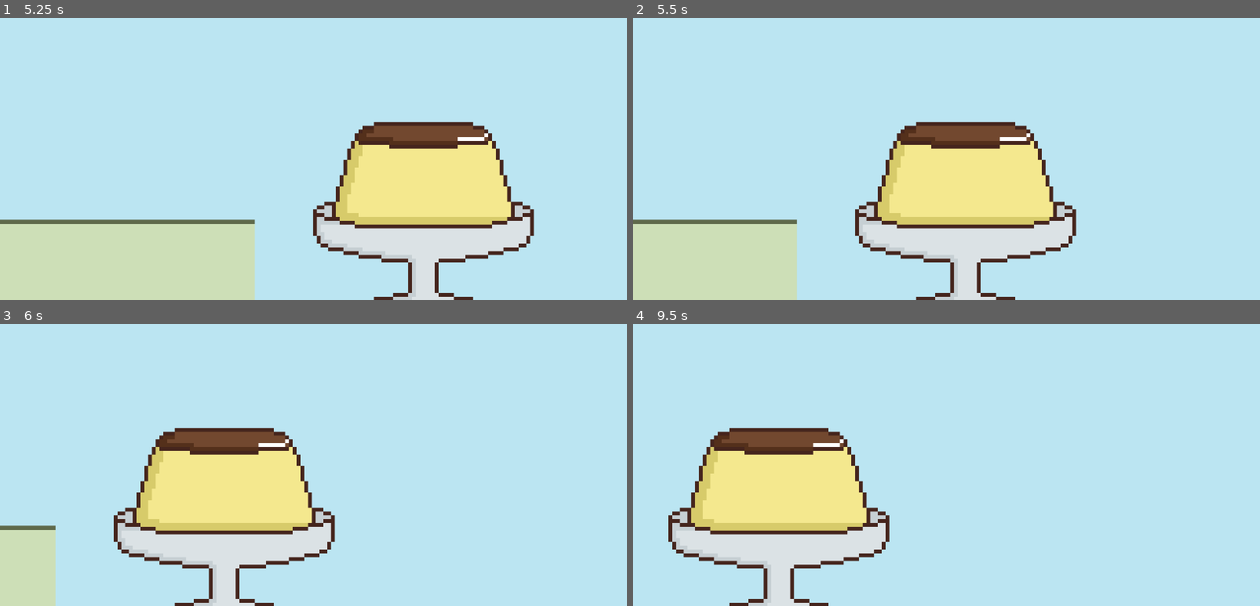
Above: before the commit, frames 1-4 (two rows, left to right).
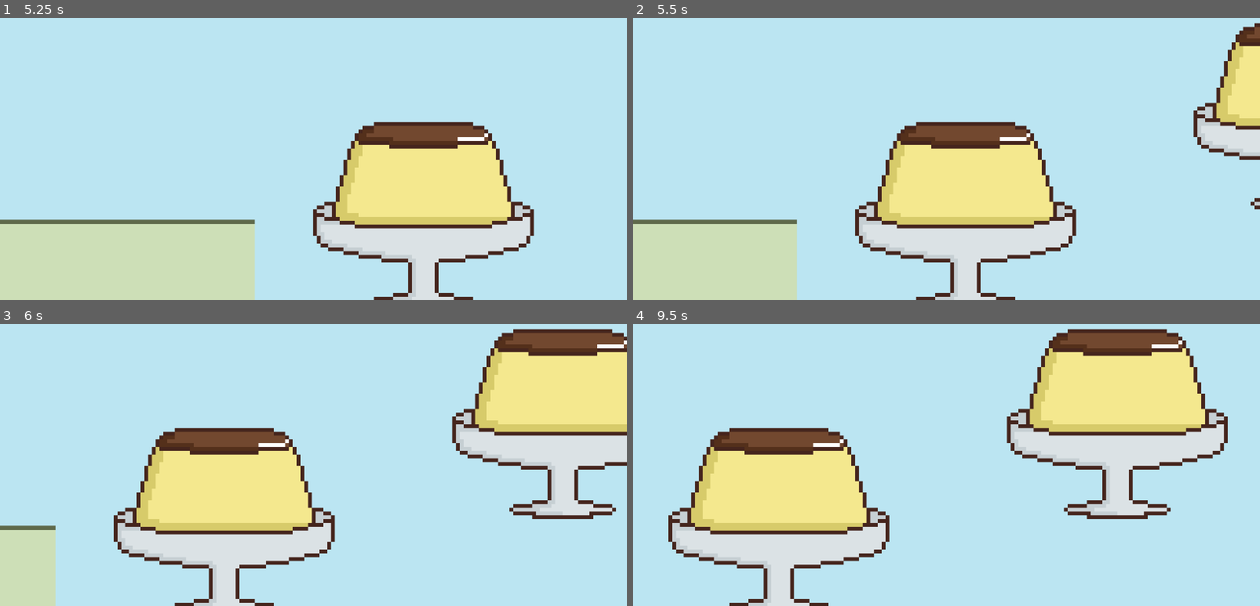
Above: after the commit, the same moments.

Repository: SilentPrincess108/Chiikawa-Platformer
Game: Godot game, scene res://scenes/level_1.tscn
Two runs of this game, one before a commit and one after it. Both use one fixed random seed, a clock stepped at 60 frames per second and the inputs below.
Inputs:
- Up to frame 1 (5.25 s): tap Enter at 0.5 s; hold D (Right) 0.53-2.03 s; tap Alt every 1.5 s from 0.6 to 5.1 s; tap Space (Jump) at 0.77, 1.52, 3.02, 3.77, 4.52 s; tap Shift at 1.35, 2.85, 4.35 s; hold A (Left) 2.03-2.78 s; hold D (Right) 2.78-4.28 s; hold A (Left) 4.28-5.03 s; hold D (Right) from 5.03 s (still down)
- Up to frame 2 (5.5 s): keep holding D (Right)
- Up to frame 3 (6 s): release D (Right) at 5.78 s; hold A (Left) from 5.78 s (still down); tap Shift at 5.85 s
- Up to frame 4 (9.5 s): tap Space (Jump) at 6.02, 6.77, 7.52, 9.02 s; tap Alt at 6.6, 8.1 s; release A (Left) at 7.28 s; hold D (Right) from 7.28 s (still down); tap Shift at 7.35, 8.85 s

Frame 1 is identical in both runs. In frame 2, 3.4% of the frame differs, in the area x 89-100%, y 1-69%; in frame 3, 13%; in frame 4, 15%, in the area x 59-95%, y 1-70%.

Commit message:
working on platform

Diff:
--- a/scenes/level_1.tscn
+++ b/scenes/level_1.tscn
@@ -142,3 +142,7 @@
 [node name="jumppad" parent="." instance=ExtResource("5_4nkto")]
 position = Vector2(731, 549)
 scale = Vector2(3.5, 3.5)
+
+[node name="jumppad2" parent="." instance=ExtResource("5_4nkto")]
+position = Vector2(1042, 458)
+scale = Vector2(3.5, 3.5)
--- /dev/null
+++ b/scenes/platform.tscn
@@ -0,0 +1,16 @@
+[gd_scene load_steps=3 format=3 uid="uid://6bexidcooj7l"]
+
+[ext_resource type="Texture2D" uid="uid://c7rwnvipo8pil" path="res://icon.svg" id="1_ba0x2"]
+
+[sub_resource type="RectangleShape2D" id="RectangleShape2D_nlgqw"]
+size = Vector2(128, 128)
+
+[node name="Platform" type="Node"]
+
+[node name="Sprite2D" type="Sprite2D" parent="."]
+texture = ExtResource("1_ba0x2")
+
+[node name="CollisionShape2D" type="CollisionShape2D" parent="."]
+shape = SubResource("RectangleShape2D_nlgqw")
+
+[node name="Timer" type="Timer" parent="."]
